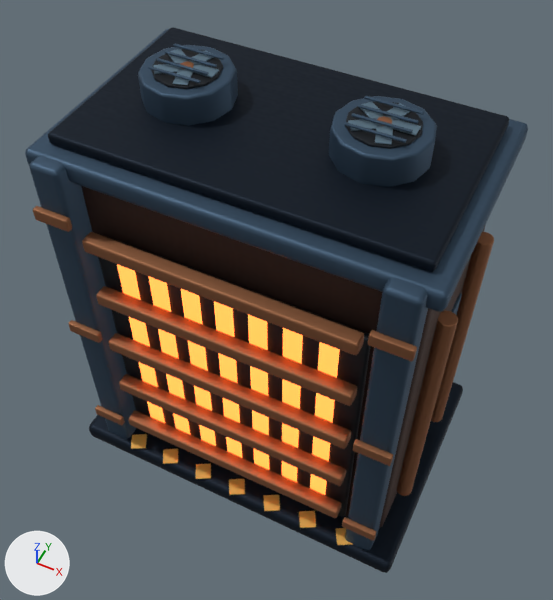
Renders of the FBX model unity/MaximalBastion3D/Assets/Art/Models/Environment/foundry_furnace.fbx from each side of a commit.
One viewpoint serves both versions: a camera (50 mm lens) standing at (3.74, -7.62, 12.93) and looking at (0.01, -0.16, 3.61). The axes (+X, +Y, +Z) are drawn at lower left. The lights are the same throughout. The older version comes first. Where no turn or scale is listed for an object, it has been applied to the vertices.

Objects in the first picture: 'FanRotor_L_Geometry', 'FanRotor_R_Geometry', 'foundry_furnace_Geometry'.
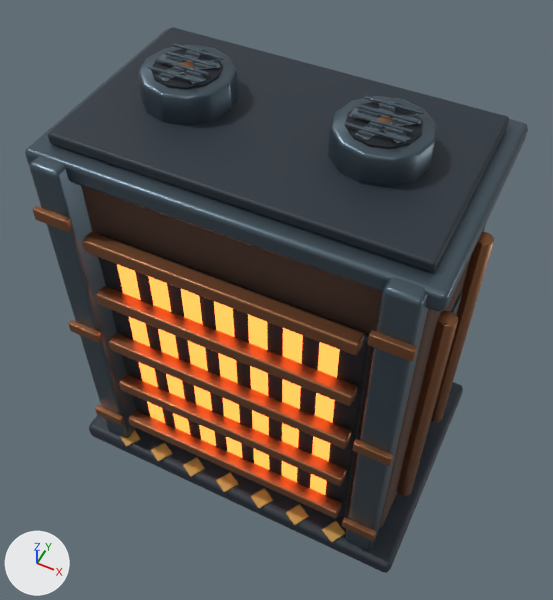
Edits to the bpy script that builds the scene:
```text
Change mat_bastion_gunmetal:
    where n0 = _N.new('ShaderNodeBsdfPrincipled'); n0.name = 'Principled BSDF'
    n0.inputs[0].default_value: (0.0513, 0.0931, 0.147, 1.0) -> (0.0999, 0.141, 0.175, 1.0)  # 'Base Color', dark blue #40566b -> 'Base Color', greyish blue #596974
    n0.inputs[1].default_value: 0.78 -> 0.82  # 'Metallic'
    where n2 = _N.new('ShaderNodeTexImage'); n2.name = 'Image Texture'
    n2.image: img_alloy_roughness_png -> img_bastion_gunmetal_roughness_png
Change mat_bastion_graphite:
    where n0 = _N.new('ShaderNodeBsdfPrincipled'); n0.name = 'Principled BSDF'
    n0.inputs[0].default_value: (0.0075, 0.0144, 0.0262, 1.0) -> (0.0222, 0.0331, 0.0467, 1.0)  # 'Base Color', dark blue #15202d -> 'Base Color', dark blue #29333d
    n0.inputs[1].default_value: 0.78 -> 0.16  # 'Metallic'
    where n2 = _N.new('ShaderNodeTexImage'); n2.name = 'Image Texture'
    n2.image: img_alloy_roughness_png -> img_bastion_graphite_roughness_png
Change mat_foundry_copper:
    where n0 = _N.new('ShaderNodeBsdfPrincipled'); n0.name = 'Principled BSDF'
    n0.inputs[0].default_value: (0.309, 0.13, 0.0595, 1.0) -> (0.352, 0.147, 0.0666, 1.0)  # 'Base Color', brown #976545 -> 'Base Color', brown #a06b49
    n0.inputs[1].default_value: 0.72 -> 0.85  # 'Metallic'
    where n2 = _N.new('ShaderNodeTexImage'); n2.name = 'Image Texture'
    n2.image: img_alloy_roughness_png -> img_foundry_copper_roughness_png
Change me_cube_1528:
    where me_cube_1528.from_pydata(...)  # 3344 vertices, 3172 faces; spans x -3.1..3.1, y -3.75..0.47, z -2.2..5.26
    me_cube_1528 part 1: the loose piece of 56 vertices spanning x 2.01..2.39, y -3.75..-3.36, z -1.83..-1.81 is mirrored in x about its middle, then moved by (-0.2, 0.0, 0.0)
    me_cube_1528 part 2: the loose piece of 56 vertices spanning x -1.49..-1.11, y -3.75..-3.36, z -1.83..-1.81 is mirrored in x about the mesh origin
    me_cube_1528 part 3: the loose piece of 56 vertices spanning x -0.79..-0.41, y -3.75..-3.36, z -1.83..-1.81 is mirrored in x about the mesh origin
    me_cube_1528 part 4: the loose piece of 56 vertices spanning x -0.09..0.29, y -3.75..-3.36, z -1.83..-1.81 is mirrored in x about the mesh origin
    me_cube_1528 part 5: the loose piece of 56 vertices spanning x 0.61..0.99, y -3.75..-3.36, z -1.83..-1.81 is mirrored in x about the mesh origin
    me_cube_1528 part 6: the loose piece of 56 vertices spanning x 1.31..1.69, y -3.75..-3.36, z -1.83..-1.81 is mirrored in x about the mesh origin
    me_cube_1528 part 7: the loose piece of 56 vertices spanning x -2.19..-1.81, y -3.75..-3.36, z -1.83..-1.81 is mirrored in x about its middle, then moved by (-0.2, 0.0, 0.0)
    me_cube_1528 part 8: 2192 kept faces spanning x -3.1..3.1, y -3.73..0.47, z -2.2..5.26 get new texture (UV) coordinates
Change me_cylinder_839:
    remove me_cylinder_839.from_pydata(...)  # 384 vertices, 364 faces; spans x -0.416..0.437, y -0.44..0.448, z -0.018..0.018
    add me_cylinder_839.from_pydata(...)  # 384 vertices, 364 faces; spans x -0.437..0.416, y -0.44..0.448, z -0.018..0.018
    me_cylinder_839 part 9: the loose piece of 56 vertices spanning x -0.057..0.237, y -0.44..-0.04, z -0.009..0.009 is mirrored in x about the mesh origin
    me_cylinder_839 part 10: the loose piece of 56 vertices spanning x -0.416..-0.012, y -0.044..0.327, z -0.009..0.009 is mirrored in x about the mesh origin
    me_cylinder_839 part 11: 10 vertices moved within x -0.083..0.083, y -0.141..0.114, z -0.007..0.007; 158 vertices removed from x -0.403..0.437, y -0.343..0.448, z -0.009..0.009; 158 vertices added at x -0.437..0.403, y -0.343..0.448, z -0.009..0.009
```

Location of each change, [x1, y1, x2, y2] in pixels of the pictures (553 x 600 px; the box of a moved part takes in the faces that stretch with it):
'foundry_furnace_Geometry', surface changed, reshaped
    both: [25, 27, 528, 573]
'FanRotor_R_Geometry', surface changed
    both: [156, 49, 421, 145]
'FanRotor_L_Geometry', surface changed
    both: [154, 49, 422, 144]
part 1 of me_cube_1528, moved or reshaped
    before: [335, 528, 353, 545]
    after: [322, 521, 345, 543]
part 2 of me_cube_1528, moved or reshaped
    before: [163, 449, 178, 464]
    after: [286, 504, 309, 525]
part 3 of me_cube_1528, moved or reshaped
    before: [196, 463, 211, 479]
    after: [251, 488, 273, 508]
part 4 of me_cube_1528, moved or reshaped
    before: [229, 479, 245, 495]
    after: [216, 473, 238, 492]
part 5 of me_cube_1528, moved or reshaped
    before: [263, 495, 280, 511]
    after: [183, 458, 205, 477]
part 6 of me_cube_1528, moved or reshaped
    before: [299, 511, 316, 528]
    after: [151, 443, 172, 461]
part 7 of me_cube_1528, moved or reshaped
    before: [131, 434, 147, 449]
    after: [120, 430, 140, 447]
part 8 of me_cube_1528, surface changed
    both: [25, 28, 528, 573]
part 9 of me_cylinder_839, moved or reshaped
    before: [375, 125, 393, 145]
    after: [156, 66, 185, 82]
part 10 of me_cylinder_839, moved or reshaped
    before: [360, 101, 386, 119]
    after: [193, 59, 221, 70]
part 11 of me_cylinder_839, moved or reshaped
    before: [348, 103, 421, 136]
    after: [156, 49, 206, 85]
